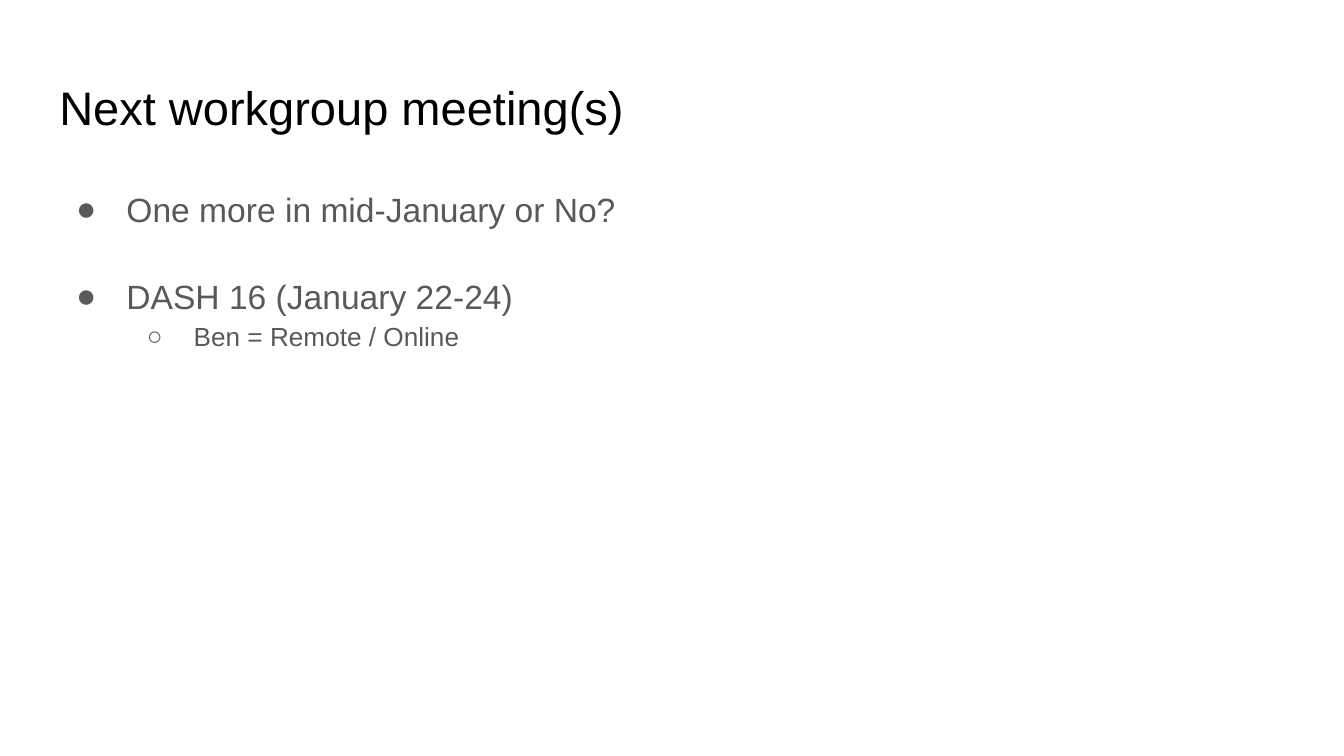
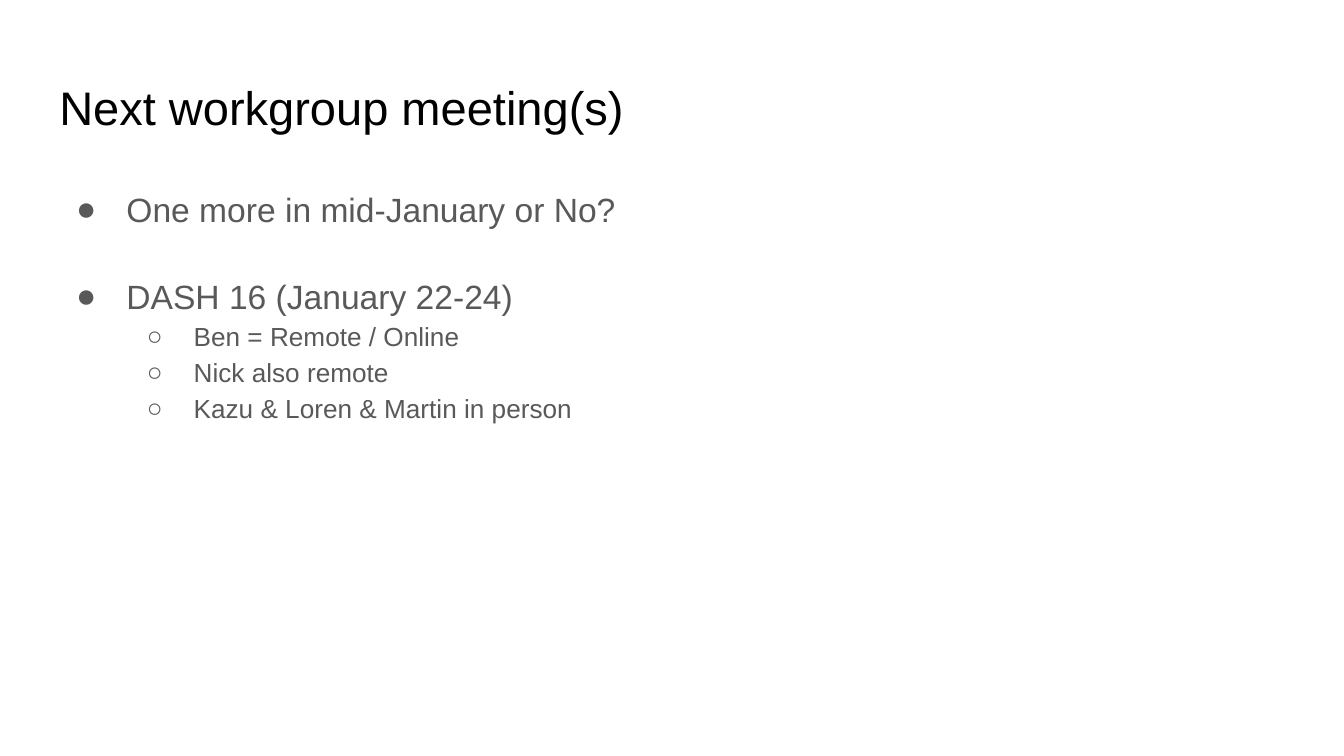
Before and after one commit to bmatern/haml, a slide deck: slide 9 of notes/HAML.WorkingGroup.2024.12.12.pptx. Drawn at 1344x756 pixels with LibreOffice and Linux fonts; fonts in the diff are those of the drawing. Boxes give left, top, right and bottom in pixels: in the first picture for what was removed or moved away, otherwise in the second. Text is boxed around its words. In the diff, an @@ line names an element or a change of style, - is before the commit and + after.

```diff
--- a/notes/HAML.WorkingGroup.2024.12.12.pptx
+++ b/notes/HAML.WorkingGroup.2024.12.12.pptx
@@ text at (x1=194, y1=363, x2=572, y2=424): paragraphs added @@
+  ○ Nick also remote
+  ○ Kazu & Loren & Martin in person
```
Also in this commit, not shown: 1 other slide changed.
